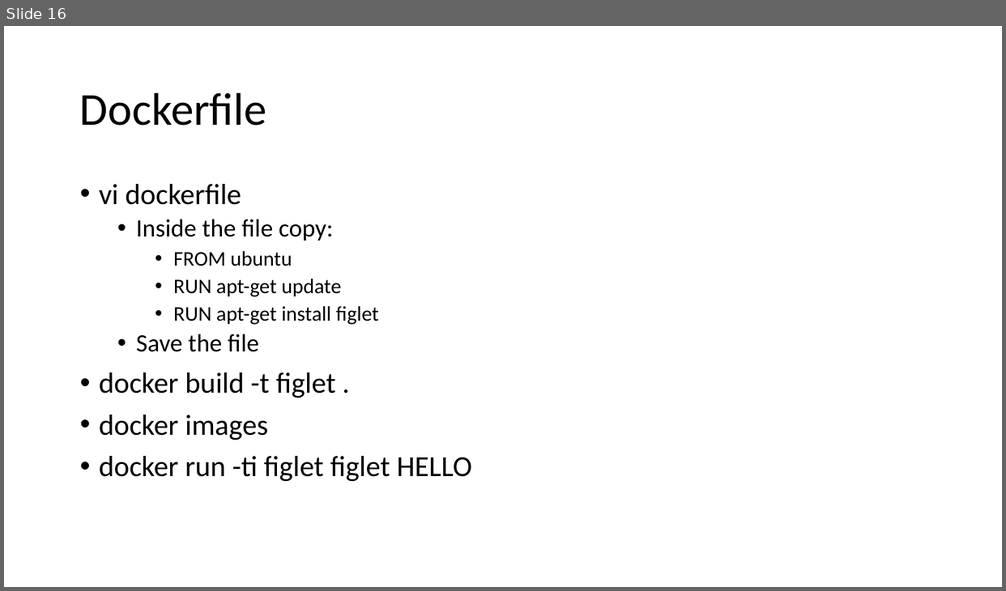
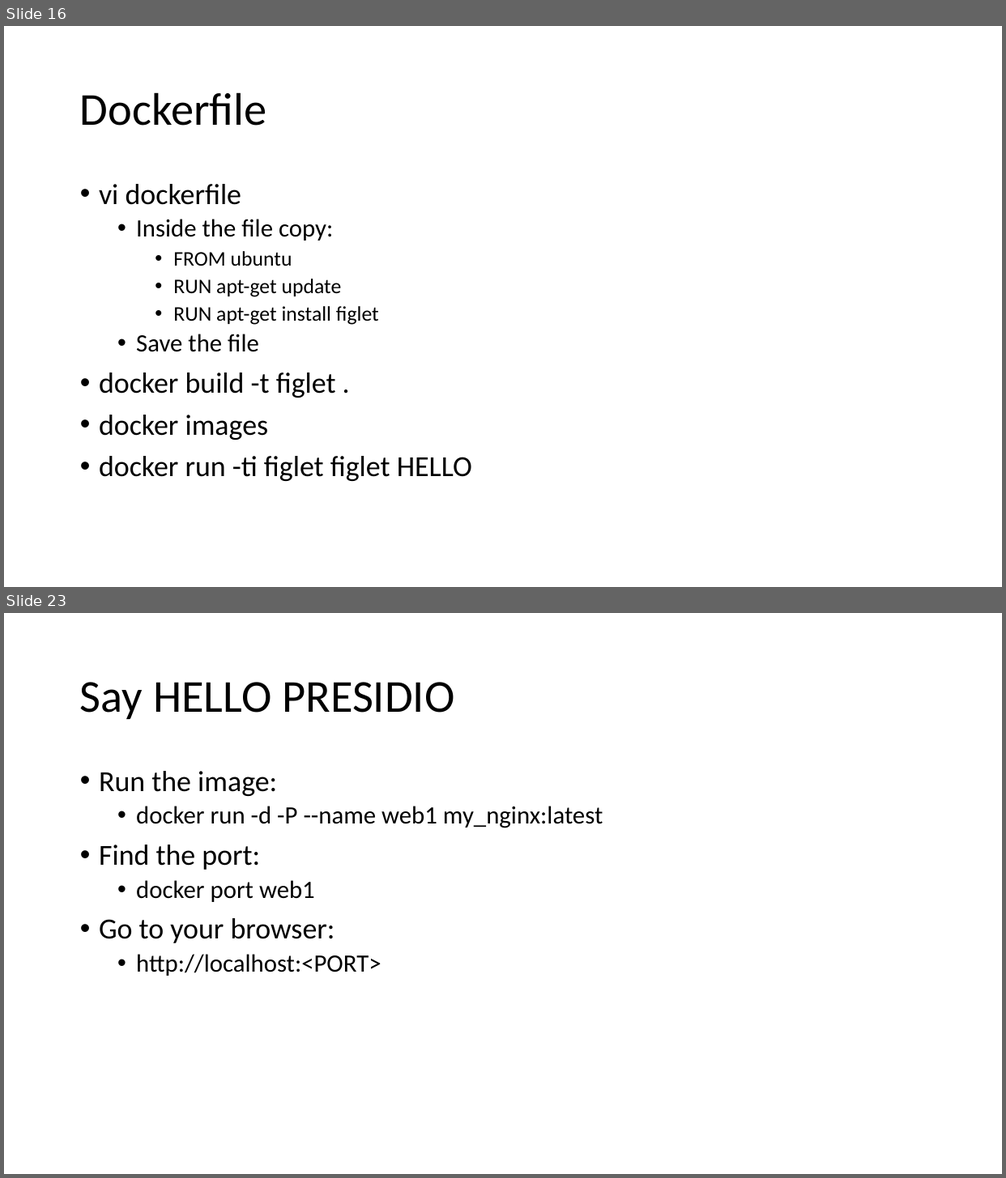
Before and after one commit to rogerscuall/docker-presentation, a slide deck: Docker presentation.pptx. Shown one above the other, each under a label of ours: slide 16 before the commit, slides 16 and 23 after it; the slides between them are not shown. The pictures are 1006x591 and 1006x1178 pixels, drawn with LibreOffice and Linux fonts; fonts in the diff are those of the drawing. Boxes give left, top, right and bottom in pixels: in the first picture for what was removed or moved away, otherwise in the second. Text is boxed around its words. In the diff, an @@ line names an element or a change of style, - is before the commit and + after.

```diff
--- a/Docker presentation.pptx
+++ b/Docker presentation.pptx
@@ slide 23 added at <box>4,613,1002,1174</box>, background #FFFFFF @@
@@ title added at <box>80,682,454,719</box>, 44 pt, text #000000 @@
+Say HELLO PRESIDIO
@@ text added at <box>99,771,603,976</box>, 24 pt, text #000000 @@
+• Run the image:
+  • docker run -d -P --name web1 my_nginx:latest
+• Find the port:
+  • docker port web1
+• Go to your browser:
+  • http://localhost:<PORT>
```
Also in this commit, not shown: 8 other slides added, 6 other files.
